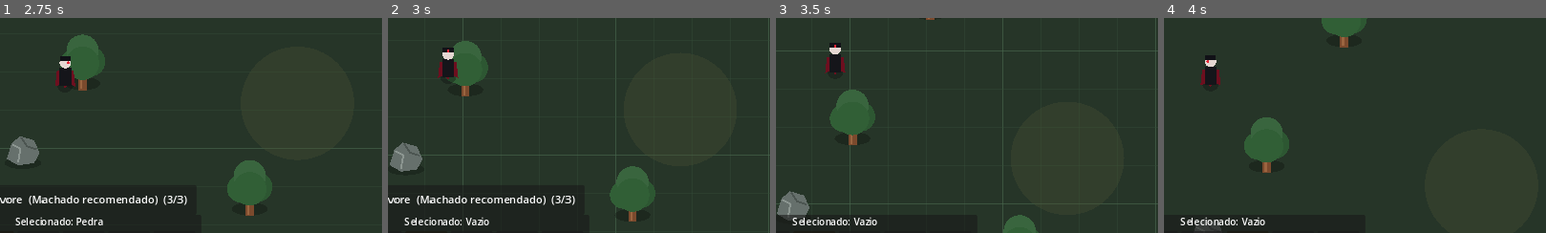
Above: before the commit, frames 1-4 (left to right).
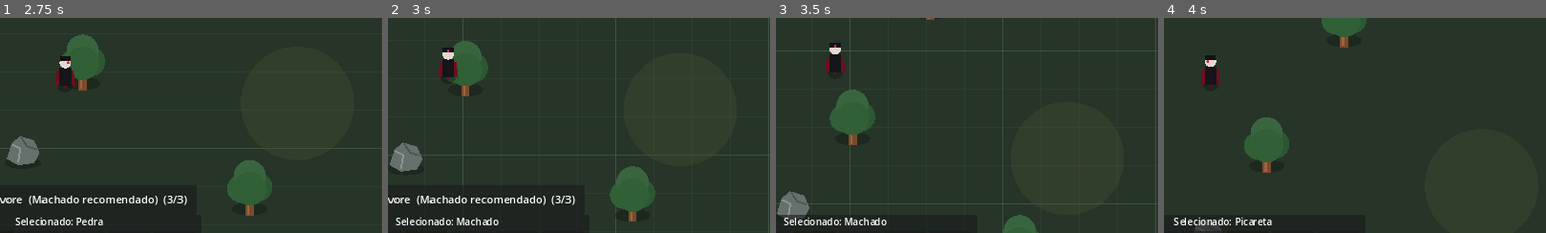
Above: after the commit, the same moments.

Repository: janduyankiingles-ops/Fantasy-Sandbox
Game: Godot game, scene res://scenes/main.tscn
Two runs of this game, one before a commit and one after it. Both use one fixed random seed, a clock stepped at 60 frames per second and the inputs below.
Inputs:
- Up to frame 1 (2.75 s): tap Enter at 0.5 s; hold D 0.53-1.28 s; tap I at 0.6, 1.25 s; tap Space at 0.77, 1.52 s; hold S 1.28-2.03 s; tap 1 at 1.35 s; hold D from 2.03 s (still down); tap 2 at 2.1 s
- Up to frame 2 (3 s): release D at 2.78 s; hold W from 2.78 s (still down); tap 3 at 2.85 s
- Up to frame 3 (3.5 s): keep holding W; tap Space at 3.02 s
- Up to frame 4 (4 s): release W at 3.53 s; hold A from 3.53 s (still down); tap 4 at 3.6 s; tap Space at 3.77 s
The pictures show only the part of the screen within x 42-92%, y 36-86%; the shares and areas given below are measured in that part.

Frame 1 is identical in both runs. In frame 2, 0.6% of the frame differs, in the area x 2-29%, y 92-97%; in frame 3, 0.6%; in frame 4, 0.6%.

Commit message:
v0.0.5: show axe and pickaxe in hotbar selection

Diff:
--- a/scripts/hotbar_ui.gd
+++ b/scripts/hotbar_ui.gd
@@ -20,8 +20,7 @@
 	stone_count.text = "x%d" % stone_amount
 
 func select_slot(slot_index: int) -> void:
-	var clamped_index: int = clampi(slot_index, 0, 5)
-	selected_slot = clamped_index
+	selected_slot = clampi(slot_index, 0, 5)
 
 	var slots: Array[PanelContainer] = [
 		slot_1,
@@ -38,12 +37,17 @@
 		else:
 			slots[i].modulate = Color.WHITE
 
-	if selected_slot == 0:
-		selected_label.text = "Selecionado: Madeira"
-	elif selected_slot == 1:
-		selected_label.text = "Selecionado: Pedra"
-	else:
-		selected_label.text = "Selecionado: Vazio"
+	match selected_slot:
+		0:
+			selected_label.text = "Selecionado: Madeira"
+		1:
+			selected_label.text = "Selecionado: Pedra"
+		2:
+			selected_label.text = "Selecionado: Machado"
+		3:
+			selected_label.text = "Selecionado: Picareta"
+		_:
+			selected_label.text = "Selecionado: Vazio"
 
 func get_selected_slot() -> int:
 	return selected_slot
